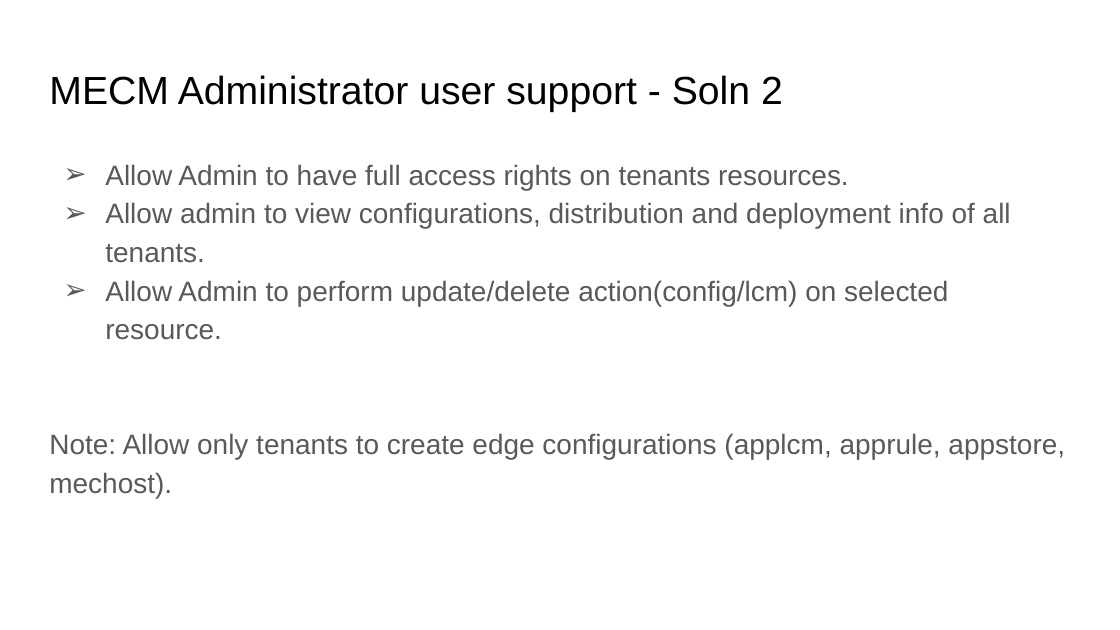
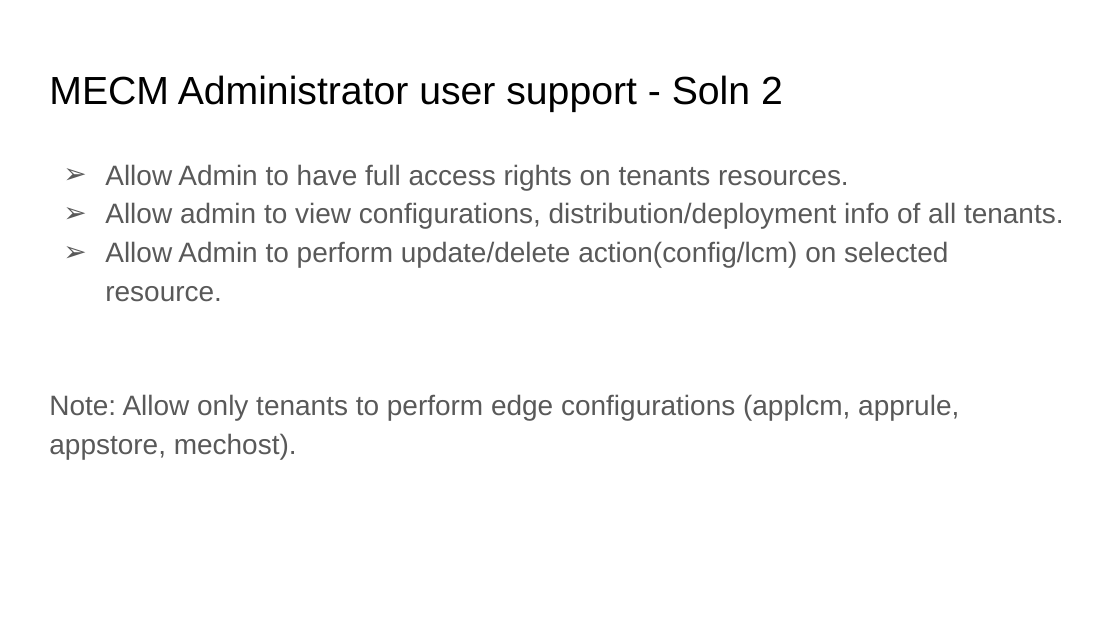
Before and after one commit to EdgeGallery/community, a slide deck: slide 10 of MECM PT/Release V1.1/MECM admin role support.pptx (slide 9 before the commit). Drawn at 1120x630 pixels with LibreOffice and Linux fonts; fonts in the diff are those of the drawing. Boxes give left, top, right and bottom in pixels: in the first picture for what was removed or moved away, otherwise in the second. Text is boxed around its words. In the diff, an @@ line names an element or a change of style, - is before the commit and + after.

Commit message:
mecm admin role support

```diff
--- a/MECM PT/Release V1.1/MECM admin role support.pptx
+++ b/MECM PT/Release V1.1/MECM admin role support.pptx
@@ text at box(105, 202, 1064, 229): text changed @@
-➢ Allow admin to view configurations, distribution and deployment info of all tenants.
+➢ Allow admin to view configurations, distribution/deployment info of all tenants.
@@ text at box(49, 394, 959, 459): text changed @@
-Note: Allow only tenants to create edge configurations (applcm, apprule, appstore, mechost).
+Note: Allow only tenants to perform edge configurations (applcm, apprule, appstore, mechost).
```
Also in this commit, not shown: 5 other slides changed, 2 slides added.
